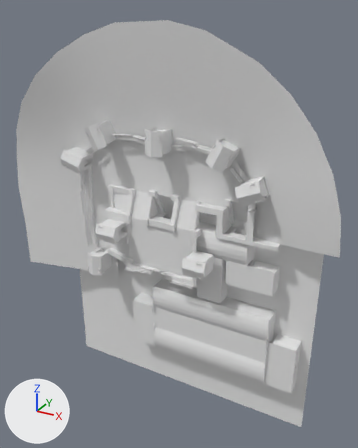
The Blender file Assets/Levels/Test/graveyard_OBJExport/Graveyard_delidded.blend: old version first, new version second.
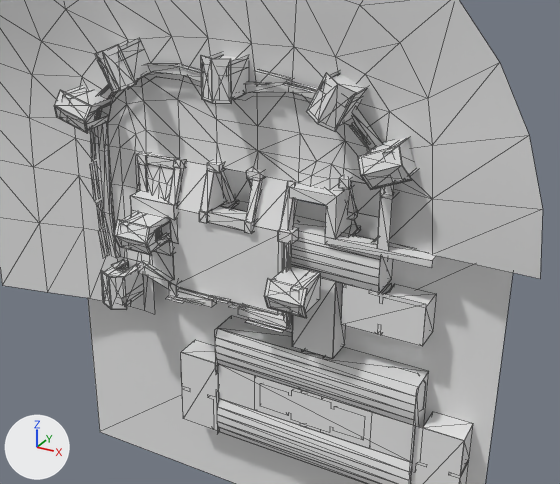
Each version appears first whole from a 50 mm camera at (65.8, -91.5, 30.5) aimed at (15.1, 0.7, -15.5), and next in a close-up on the part from 8% to 98% of the width and 22% to 84% of the height. Lighting does not change. The marker at lower left points along +X, +Y and +Z. The first two pictures are the older version. The close-ups show mesh edges as thin lines.

The first close-up shows 'col_mall'.
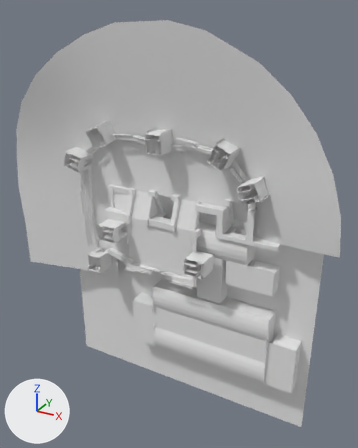
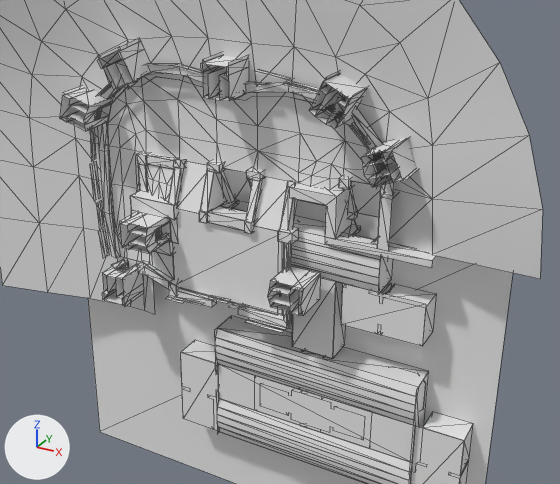
Pixel boxes (x1, y1, x2, y2) of what changed, in the close-ups (560 x 484 px):
part 1 of me_col_mall, deleted
    before: (54, 44, 412, 318)

The change, as a diff of the scene's bpy script:
```diff
--- a/Assets/Levels/Test/graveyard_OBJExport/Graveyard_delidded.blend.py
+++ b/Assets/Levels/Test/graveyard_OBJExport/Graveyard_delidded.blend.py
@@ me_col_mall @@
 # used by ob_col_mall; location = (0.0, 0.0, 0.0); rotation_euler = (1.571, 0.0, 0.0), in degrees (90, 0, 0)
-me_col_mall.from_pydata(...)  # 3361 vertices, 1873 faces; spans x -30.0..52.3, y -63.7..28.1, z -3.1..8.3
+me_col_mall.from_pydata(...)  # 3069 vertices, 1709 faces; spans x -30.0..52.3, y -63.7..28.1, z -3.1..8.2
+# me_col_mall part 1: 64 loose pieces with 288 vertices, spanning x -13.7..37.4, y -31.7..7.2, z 4.6..8.3, are deleted
+# other edits to the shape of me_col_mall do not show in these pictures
 me_col_mall.materials.append(mat_material_0)
```
